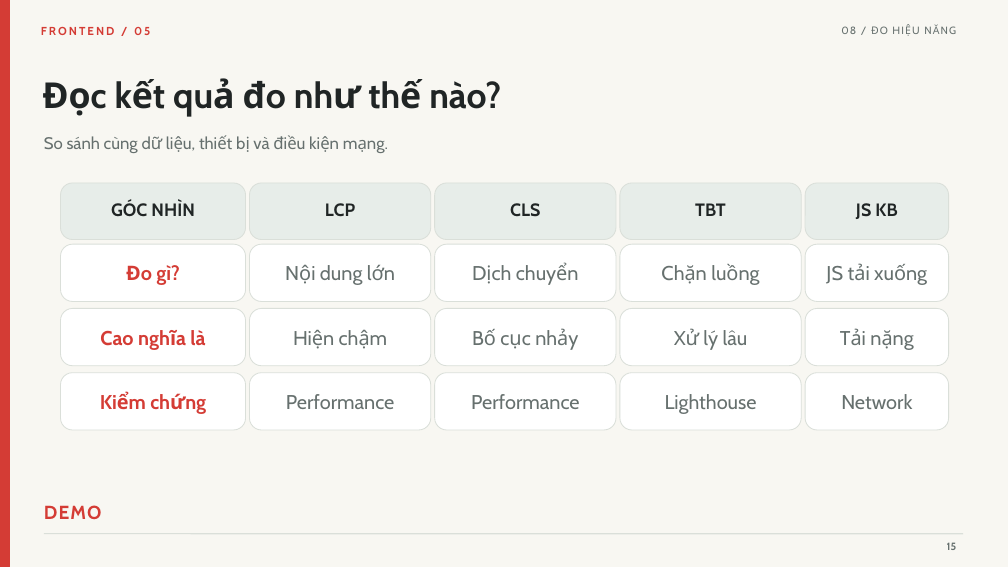
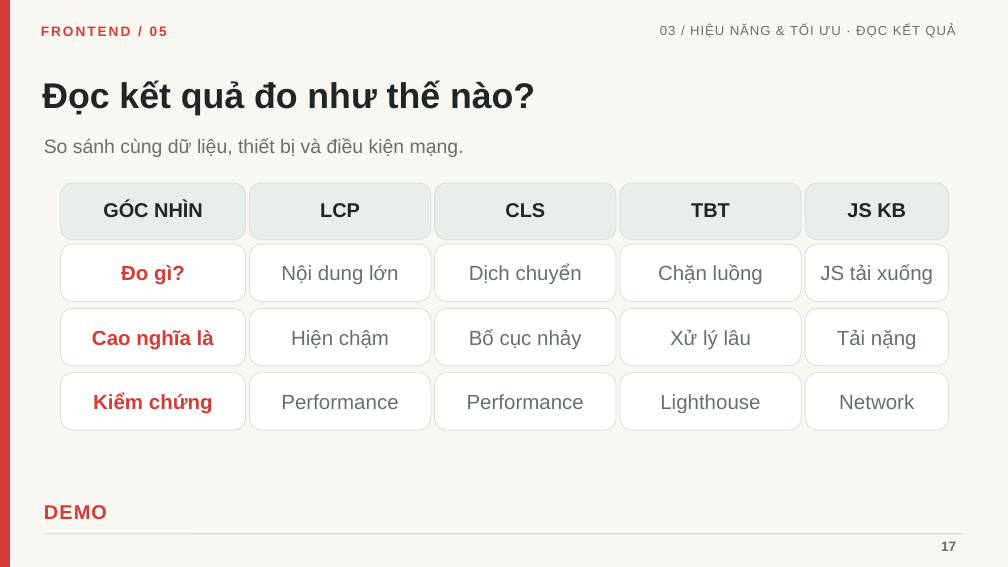
Before and after one commit to linhtn-spec/seminar-nextjs, a slide deck: slide 17 of Seminar_05_Frontend_Roadmap_Tieng_Viet_Da_Chinh_Sua.pptx (slide 15 before the commit). Drawn at 1008x567 pixels with LibreOffice and Linux fonts; fonts in the diff are those of the drawing. Boxes give left, top, right and bottom in pixels: in the first picture for what was removed or moved away, otherwise in the second. Text is boxed around its words. In the diff, an @@ line names an element or a change of style, - is before the commit and + after.

```diff
--- a/Seminar_05_Frontend_Roadmap_Tieng_Viet_Da_Chinh_Sua.pptx
+++ b/Seminar_05_Frontend_Roadmap_Tieng_Viet_Da_Chinh_Sua.pptx
@@ text "FRONTEND / 05" at box(41, 26, 167, 36): size 11 to 13 pt, font Cabin to Arial @@
@@ text added at box(660, 25, 955, 38), 12.5 pt, text #66706E @@
+03 / HIỆU NĂNG & TỐI ƯU · ĐỌC KẾT QUẢ
@@ text removed at box(841, 26, 856, 34) @@
-08 / ĐO HIỆU NĂNG
@@ text "Đọc kết quả đo như ..." at box(42, 80, 535, 115): font Cabin to Arial @@
@@ text "So sánh cùng dữ liệu, ..." at box(44, 138, 464, 157): size 16 to 18.5 pt, font Cabin to Arial @@
@@ size 17 to 19 pt, font Cabin to Arial in 5 elements at box(103, 201, 203, 217), box(320, 203, 360, 217), box(505, 203, 545, 217), box(691, 203, 730, 217), box(847, 203, 906, 217) @@
@@ text "JS KB": place and size @@
-text "JS KB" at box(856, 203, 897, 219)
+text "JS KB" at box(847, 203, 906, 217)
@@ text "Tải nặng": place and size @@
-text "Tải nặng" at box(813, 322, 941, 352)
+text "Tải nặng" at box(837, 330, 917, 349)
@@ size 19 to 19.5 pt, font Cabin to Arial in 15 elements at box(121, 265, 185, 285), box(92, 330, 214, 350), box(93, 393, 213, 414), box(291, 330, 389, 348), box(469, 329, 581, 349), box(670, 329, 751, 349), box(281, 394, 398, 409), box(467, 394, 584, 409), box(660, 394, 760, 413), box(281, 265, 398, 284), box(469, 264, 582, 284), box(658, 264, 763, 284), box(820, 264, 933, 284), box(837, 330, 917, 349), box(839, 394, 914, 409) @@
@@ text "DEMO" at box(44, 505, 107, 519): size 18 to 19 pt, font Cabin to Arial @@
@@ text added at box(941, 541, 956, 551), 13 pt, text #66706E, bold @@
+17
@@ text removed at box(947, 542, 956, 550) @@
-15
```
Also in this commit, not shown: 23 other slides changed, 3 slides added, 6 other files.
